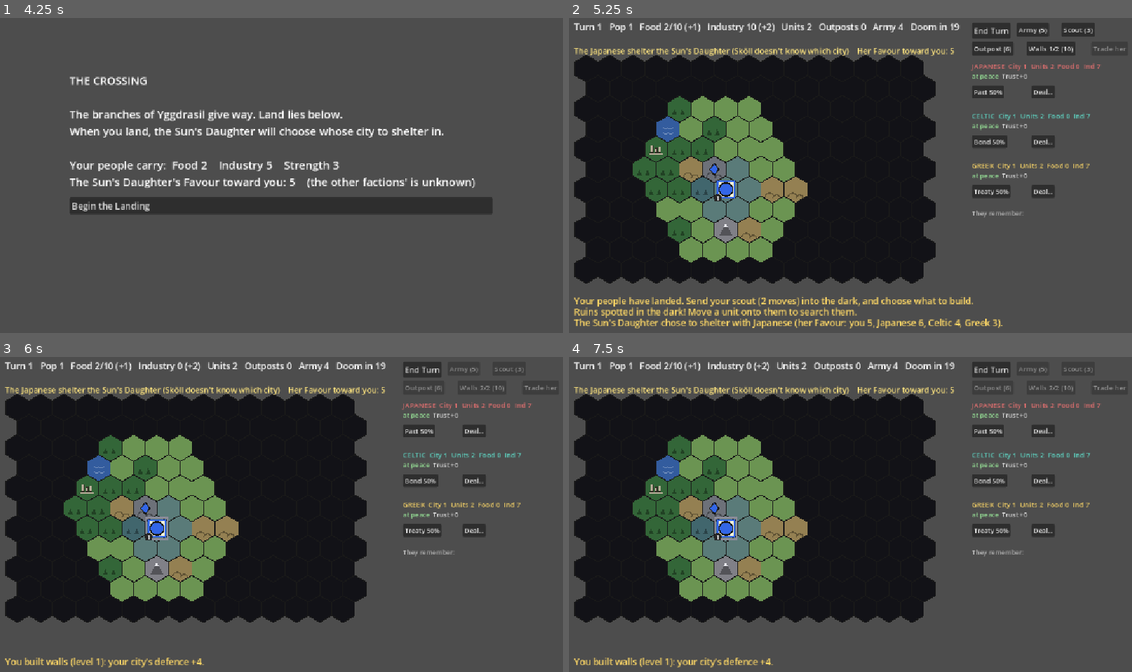
Above: before the commit, frames 1-4 (two rows, left to right).
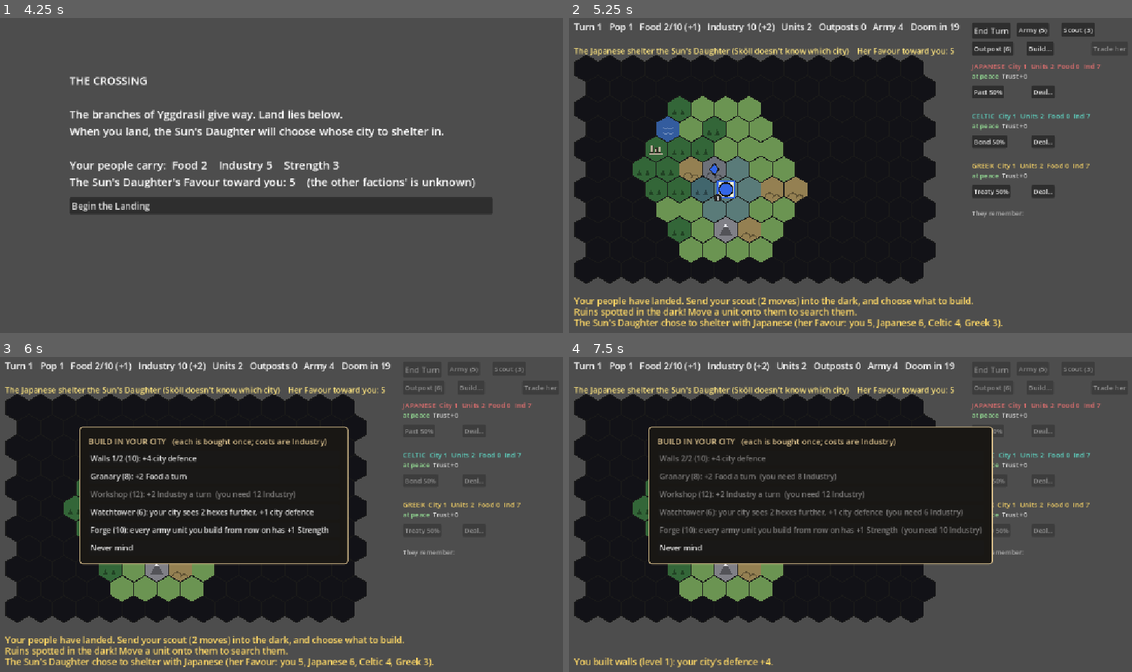
Above: after the commit, the same moments.

Repository: BnanaSkully/after-ragnorok-prototype
Game: Godot game, scene res://main.tscn
Same seed, same stepped clock (60 frames per second), same inputs: the game is played once before the commit and once after it.
Inputs (mouse positions are in pixels of both pictures, inside the frame that each line leads up to):
- Up to frame 1 (4.25 s): tap Enter at 0.5 s; move the mouse to (405, 156) at 0.52 s; click (405, 156) at 0.67 s; click "Save the food stores (Food +3…" at 1.25 s; click "Strip it for tools (Industry …" at 2 s; click "Stand and fight so the others…" at 2.75 s; click "Share your food with her (Foo…" at 3.5 s
- Up to frame 2 (5.25 s): click "Begin the Landing" at 4.25 s; tap Space at 5 s; move the mouse to (737, 191) at 5.02 s; click (737, 191) at 5.17 s
- Up to frame 3 (6 s): click (484, 388) at 5.75 s, where only the run before the commit has a clickable "Walls 1/2 (10)"
- Up to frame 4 (7.5 s): click (782, 457) at 6.5 s, where only the run after the commit has a clickable "Walls 1/2 (10): +4 city defen…"; click (1041, 388) at 7.25 s, where only the run after the commit has a clickable "Build..."

Frame 1 is identical in both runs. In frame 2, 0.2% of the frame differs, in the area x 81-90%, y 7-12%; in frame 3, 14%; in frame 4, 15%, in the area x 14-90%, y 3-67%.

Commit message:
City buildings: Granary, Workshop, Watchtower, Forge (and Walls) under Build...
Playtest: Industry piled up with nothing to spend it on. Each building
is bought once with Industry for a permanent bonus: Granary +2 Food,
Workshop +2 Industry, Watchtower +2 city sight and +1 defence, Forge +1
Strength for new armies; Walls moved into the same panel. AIs build
them when they can't feed more armies. Industry left unspent on turn
15: AI 17.6 -> 8.0, test player 35 -> 12.

Co-Authored-By: Claude Opus 5.5 <noreply@anthropic.com>
Claude-Session: https://claude.ai/code/session_01Kpeg7CRGiS32obhUmw9DoK

Diff:
--- /dev/null
+++ b/buildings.gd
@@ -0,0 +1,23 @@
+# City buildings (standard 4X): each is bought once with Industry and gives a
+# permanent bonus. Walls are separate (two levels; WALL_* in game_state.gd).
+# The rules for what each does live where they apply in game_state.gd
+# (food_change, industry_change, city_defence, can_see, build_building).
+#
+# Numbers are first guesses; balance later.
+
+const GRANARY_FOOD := 2
+const WORKSHOP_INDUSTRY := 2
+const WATCHTOWER_SIGHT := 2
+const WATCHTOWER_DEFENCE := 1
+const FORGE_STRENGTH := 1
+
+# In the order the build panel lists them (and the AI considers them).
+const LIST := {
+	"granary": {"name": "Granary", "cost": 8, "text": "+%d Food a turn" % GRANARY_FOOD},
+	"workshop": {"name": "Workshop", "cost": 12, "text": "+%d Industry a turn" % WORKSHOP_INDUSTRY},
+	"watchtower": {"name": "Watchtower", "cost": 6, "text": "your city sees %d hexes further, +%d city defence" % [WATCHTOWER_SIGHT, WATCHTOWER_DEFENCE]},
+	"forge": {"name": "Forge", "cost": 10, "text": "every army unit you build from now on has +%d Strength" % FORGE_STRENGTH},
+}
+
+static func cost(key: String) -> int:
+	return LIST[key]["cost"]
--- a/faction.gd
+++ b/faction.gd
@@ -14,6 +14,7 @@
 var industry := 0
 var favour := 0 # how much the Sun's Daughter trusts this faction (0 to 10)
 var walls := 0 # city wall level (each level adds defence)
+var buildings := {} # city buildings it has (key from buildings.gd -> true)
 var population := 1 # city size: grows from surplus Food, each extra point makes +1 Food and +1 Industry
 var pact_word := "oath" # what this faction calls a sworn agreement (Norse factions swear oaths)
 var is_player := false
--- a/game_state.gd
+++ b/game_state.gd
@@ -16,6 +16,7 @@
 #   turn_events.gd      small events every few turns after the Landing
 #   discoveries.gd      ruins hidden in the fog (placing them, their rewards)
 #   terrain.gd          the land: plains, forest, hills, mountains, water
+#   buildings.gd        city buildings (Granary, Workshop, Watchtower, Forge)
 
 const DOOM_TURN := 20 # survive until this turn and Phase 3 (chaos) begins
 const MIN_LANDING_DISTANCE := 4 # how many hexes away from every AI city you must land
@@ -57,6 +58,7 @@
 const Crossing := preload("res://crossing_events.gd")
 const TurnEvents := preload("res://turn_events.gd")
 const Discoveries := preload("res://discoveries.gd")
+const Buildings := preload("res://buildings.gd")
 
 # The stages of a game, in order:
 # CROSSING = journey events, LANDING = choosing where to found your city, PLAYING = the turns.
@@ -319,6 +321,8 @@
 	var made := CITY_FOOD + (f.population - 1) # each extra population works more fields
 	for o in f.outposts:
 		made += Terrain.OUTPOST_FOOD[terrain_at(o)] # an outpost's income depends on its land
+	if f.buildings.has("granary"):
+		made += Buildings.GRANARY_FOOD
 	if daughter.shelters_with(f):
 		made += SunDaughter.FOOD
 	var eaten := 0
@@ -330,6 +334,8 @@
 	var made := CITY_INDUSTRY + (f.population - 1)
 	for o in f.outposts:
 		made += Terrain.OUTPOST_INDUSTRY[terrain_at(o)]
+	if f.buildings.has("workshop"):
+		made += Buildings.WORKSHOP_INDUSTRY
 	return made + (SunDaughter.INDUSTRY if daughter.shelters_with(f) else 0)
 
 # City growth (the usual 4X rule): when stored Food reaches the growth cost and
@@ -529,6 +535,12 @@
 		return
 	if f.industry >= UNIT_COST and food_change(f) - UNIT_FOOD_UPKEEP >= 0:
 		build_unit(f)
+		return
+	# It can't feed more armies: spare Industry goes into a city building.
+	for key in Buildings.LIST:
+		if not f.buildings.has(key) and f.industry >= Buildings.cost(key):
+			build_building(f, key)
+			return
 
 # --- Trading the Sun's Daughter ---------------------------------------------------
 # What she's worth to faction f, as a price in Industry (-10 to 10): positive,
@@ -1116,6 +1128,31 @@
 
 # --- Walls ------------------------------------------------------------------
 # A city improvement: each level costs WALL_COST Industry and adds WALL_DEFENCE.
+func city_sight(f: Faction) -> int:
+	return CITY_SIGHT + (Buildings.WATCHTOWER_SIGHT if f.buildings.has("watchtower") else 0)
+
+# --- City buildings (buildings.gd) -------------------------------------------
+func can_build_building(f: Faction, key: String) -> bool:
+	return f.is_alive() and not f.buildings.has(key) and f.industry >= Buildings.cost(key)
+
+func build_building(f: Faction, key: String) -> bool:
+	if not can_build_building(f, key):
+		return false
+	f.industry -= Buildings.cost(key)
+	f.buildings[key] = true
+	if key == "forge":
+		f.strength += Buildings.FORGE_STRENGTH # new army units copy their faction's Strength
+	return true
+
+func player_build_building(key: String) -> void:
+	if not can_act():
+		return
+	if build_building(player, key):
+		messages = ["You built a %s (%d Industry): %s." % [Buildings.LIST[key]["name"], Buildings.cost(key), Buildings.LIST[key]["text"]]]
+		update_sight()
+	else:
+		messages = ["Can't build the %s." % Buildings.LIST[key]["name"]]
+
 func build_walls(f: Faction) -> bool:
 	if not f.is_alive() or f.walls >= MAX_WALLS or f.industry < WALL_COST:
 		return false
@@ -1248,6 +1285,8 @@
 func city_defence(f: Faction) -> int:
 	var defence: int = f.walls * WALL_DEFENCE + Terrain.DEFENCE[terrain_at(f.city_pos)] # a city on hills is harder to take
 	defence += (f.population - 1) * POP_DEFENCE # bigger cities hold out better
+	if f.buildings.has("watchtower"):
+		defence += Buildings.WATCHTOWER_DEFENCE
 	var garrison := unit_at(f.city_pos)
 	if garrison and garrison.faction == f:
 		defence += garrison.strength
@@ -1263,7 +1302,7 @@
 # them are only seen while in sight. The AI plays by the same fog for
 # exploring, ruins and outposts.
 func can_see(f: Faction, cell: Vector2i) -> bool:
-	if f.is_alive() and HexMap.hex_distance(cell, f.city_pos) <= CITY_SIGHT:
+	if f.is_alive() and HexMap.hex_distance(cell, f.city_pos) <= city_sight(f):
 		return true
 	for o in f.outposts:
 		if HexMap.hex_distance(cell, o) <= OUTPOST_SIGHT:
--- a/main.gd
+++ b/main.gd
@@ -49,7 +49,9 @@
 var build_button: Button
 var scout_button: Button
 var outpost_button: Button
-var walls_button: Button
+var walls_button: Button # "Build...": opens the city buildings panel (walls, granary...)
+var city_panel: PanelContainer
+var city_buttons: VBoxContainer
 var faction_buttons := {} # AI faction -> {"pact": Button, "deal": Button}
 var deal_panel: PanelContainer # every deal with one AI faction (demand, trade, gift, pay for peace)
 var deal_heading: Label
@@ -75,7 +77,7 @@
 	build_button = add_button("Army (%d)" % GameState.UNIT_COST, Vector2(PANEL_X + 90, 20), on_build_unit)
 	scout_button = add_button("Scout (%d)" % GameState.SCOUT_COST, Vector2(PANEL_X + 180, 20), on_build_scout)
 	outpost_button = add_button("", Vector2(PANEL_X, 58), on_outpost_button)
-	walls_button = add_button("", Vector2(PANEL_X + 110, 58), on_build_walls)
+	walls_button = add_button("Build...", Vector2(PANEL_X + 110, 58), on_open_city)
 	trade_button = add_button("Trade her", Vector2(PANEL_X + 240, 58), on_open_trade)
 	for b in [build_button, scout_button, outpost_button, walls_button, trade_button]:
 		b.add_theme_font_size_override("font_size", 14)
@@ -98,6 +100,7 @@
 	build_offer_ui()
 	build_choice_ui()
 	build_deal_ui()
+	build_city_ui()
 	build_trade_ui()
 	build_crossing_ui()
 	state.start_crossing()
@@ -148,11 +151,8 @@
 	scout_button.disabled = not playing or not state.can_build_scout(p)
 	outpost_button.disabled = not playing or (not placing_outpost and (p.industry < GameState.OUTPOST_COST or state.outpost_spots(p).is_empty()))
 	outpost_button.text = "Cancel" if placing_outpost else "Outpost (%d)" % GameState.OUTPOST_COST
-	walls_button.disabled = not playing or p.industry < GameState.WALL_COST or p.walls >= GameState.MAX_WALLS
-	if p.walls >= GameState.MAX_WALLS:
-		walls_button.text = "Walls done"
-	else:
-		walls_button.text = "Walls %d/%d (%d)" % [p.walls + 1, GameState.MAX_WALLS, GameState.WALL_COST]
+	walls_button.disabled = not playing
+	walls_button.tooltip_text = "City buildings: walls, granary, workshop, watchtower, forge. Each costs Industry once and gives a permanent bonus."
 	trade_button.disabled = not playing or not state.can_trade_daughter()
 	for f in state.ais:
 		var d: Diplomacy = state.relation(f)
@@ -203,10 +203,6 @@
 	state.player_build_unit()
 	refresh()
 
-func on_build_walls() -> void:
-	state.player_build_walls()
-	refresh()
-
 func on_build_scout() -> void:
 	state.player_build_scout()
 	refresh()
@@ -228,6 +224,75 @@
 func on_demand(f: Faction, resource: String) -> void:
 	state.player_demand(f, resource)
 	close_deals()
+
+# --- City buildings (panel) -------------------------------------------------------------
+func build_city_ui() -> void:
+	city_panel = PanelContainer.new()
+	city_panel.position = Vector2(170, 150)
+	city_panel.custom_minimum_size = Vector2(540, 0)
+	var style := StyleBoxFlat.new()
+	style.bg_color = Color(0.1, 0.09, 0.08)
+	style.border_color = Color(0.85, 0.75, 0.55)
+	style.set_border_width_all(2)
+	style.set_corner_radius_all(6)
+	style.set_content_margin_all(18)
+	city_panel.add_theme_stylebox_override("panel", style)
+	add_child(city_panel)
+	var box := VBoxContainer.new()
+	box.add_theme_constant_override("separation", 8)
+	city_panel.add_child(box)
+	var heading := Label.new()
+	heading.text = "BUILD IN YOUR CITY   (each is bought once; costs are Industry)"
+	heading.add_theme_font_size_override("font_size", 16)
+	heading.add_theme_color_override("font_color", Color(0.85, 0.75, 0.55))
+	box.add_child(heading)
+	city_buttons = VBoxContainer.new()
+	city_buttons.add_theme_constant_override("separation", 6)
+	box.add_child(city_buttons)
+	city_panel.visible = false
+
+func add_city_option(text: String, enabled: bool, action: Callable) -> void:
+	var b := Button.new()
+	b.text = text
+	b.alignment = HORIZONTAL_ALIGNMENT_LEFT
+	b.add_theme_font_size_override("font_size", 15)
+	b.disabled = not enabled
+	b.pressed.connect(action)
+	city_buttons.add_child(b)
+
+func on_open_city() -> void:
+	if not state.can_act():
+		return
+	for b in city_buttons.get_children():
+		city_buttons.remove_child(b)
+		b.queue_free()
+	var p := state.player
+	if p.walls >= GameState.MAX_WALLS:
+		add_city_option("Walls: complete (+%d defence)" % (GameState.MAX_WALLS * GameState.WALL_DEFENCE), false, func(): pass)
+	else:
+		add_city_option("Walls %d/%d (%d): +%d city defence" % [p.walls + 1, GameState.MAX_WALLS, GameState.WALL_COST, GameState.WALL_DEFENCE], p.industry >= GameState.WALL_COST, on_city_build.bind(func(): state.player_build_walls()))
+	for key in GameState.Buildings.LIST:
+		var info: Dictionary = GameState.Buildings.LIST[key]
+		if p.buildings.has(key):
+			add_city_option("%s: built (%s)" % [info["name"], info["text"]], false, func(): pass)
+		else:
+			var text := "%s (%d): %s" % [info["name"], info["cost"], info["text"]]
+			if p.industry < info["cost"]:
+				text += "  (you need %d Industry)" % info["cost"]
+			add_city_option(text, state.can_build_building(p, key), on_city_build.bind(func(): state.player_build_building(key)))
+	add_city_option("Never mind", true, close_city)
+	city_panel.size = Vector2.ZERO
+	city_panel.visible = true
+	for b in all_game_buttons():
+		b.disabled = true
+
+func on_city_build(action: Callable) -> void:
+	action.call()
+	close_city()
+
+func close_city() -> void:
+	city_panel.visible = false
+	refresh()
 
 # --- Deals with one AI faction (panel) ------------------------------------------------
 func build_deal_ui() -> void:
@@ -557,7 +622,7 @@
 
 # --- Mouse clicks: turn screen positions into hexes, then ask the state ---------
 func _unhandled_input(event: InputEvent) -> void:
-	if state.game_over or state.phase == GameState.Phase.CROSSING or state.is_waiting() or trade_panel.visible or deal_panel.visible:
+	if state.game_over or state.phase == GameState.Phase.CROSSING or state.is_waiting() or trade_panel.visible or deal_panel.visible or city_panel.visible:
 		return
 	if event is InputEventMouseMotion:
 		var cell := HexView2D.cell_at(get_local_mouse_position())
--- /dev/null
+++ b/tests/buildings_test.gd
@@ -0,0 +1,56 @@
+extends SceneTree
+const H := preload("res://tests/helpers.gd")
+const Buildings := preload("res://buildings.gd")
+# City buildings: each one's effect exactly, then 300 games: do they soak up
+# the Industry that used to pile up? (Industry stored by the AIs on turn 15.)
+func new_game():
+	var m = load("res://main.tscn").instantiate()
+	root.add_child(m)
+	var s = m.state
+	for step in 4: s.choose(s.Crossing.EVENTS[step]["choices"][0]["effects"])
+	H.flatten(s); s.start_landing(); s.try_land(Vector2i(6, 4))
+	return m
+
+func _initialize() -> void:
+	await process_frame
+	seed(9)
+	var m = new_game(); var s = m.state; var p = s.player
+	p.industry = 100
+	var before := {"food": s.food_change(p), "industry": s.industry_change(p), "defence": s.city_defence(p), "sight": s.city_sight(p), "strength": p.strength}
+	for key in Buildings.LIST: s.player_build_building(key)
+	print("1. built all four, Industry 100 -> %d (expect %d)" % [p.industry, 100 - 8 - 12 - 6 - 10])
+	print("   Food a turn %+d (Granary, expect +2), Industry %+d (Workshop, expect +2), defence %+d and sight %+d (Watchtower, expect +1, +2), new army Strength %d -> %d (Forge)" % [s.food_change(p) - before["food"], s.industry_change(p) - before["industry"], s.city_defence(p) - before["defence"], s.city_sight(p) - before["sight"], before["strength"], p.strength])
+	s.player_build_unit()
+	print("   an army built after the Forge has Strength %d; the old one still %d" % [p.units[-1].strength, p.units[0].strength])
+	var ind = p.industry
+	s.player_build_building("granary")
+	print("2. building the Granary twice: Industry unchanged=%s (expect true)" % (p.industry == ind))
+	m.queue_free()
+	var n_games: int = H.games(300)
+	var stored := 0.0; var built := 0.0; var bad := {}; var ends := {}
+	for g in n_games:
+		m = load("res://main.tscn").instantiate()
+		root.add_child(m)
+		s = m.state
+		for step in 4: s.choose(s.Crossing.EVENTS[step]["choices"][(g >> step) & 1]["effects"])
+		s.start_landing()
+		var spots = H.landing_spots(s)
+		s.try_land(spots[(g * 7) % spots.size()])
+		while not s.game_over:
+			H.answer_choices(s)
+			if s.food_change(s.player) > 0: s.player_build_unit()
+			for key in Buildings.LIST: s.player_build_building(key)
+			s.end_turn()
+			if s.has_pending_offer(): s.pending_relation().answer(false)
+			if s.turn == 15:
+				for f in s.ais:
+					stored += f.industry / (3.0 * n_games); built += f.buildings.size() / (3.0 * n_games)
+			for f in s.factions:
+				if f.industry < 0 or f.food < 0: bad["negative stores"] = 1
+			if s.turn > 60: bad["game never ended"] = 1; break
+		ends[s.end_title] = ends.get(s.end_title, 0) + 1
+		m.queue_free()
+	print("3. %d games: on turn 15 each AI has %.1f buildings and %.1f Industry stored" % [n_games, built, stored])
+	print("Endings: %s" % ends)
+	print("Impossible states: %s" % (bad if bad.size() > 0 else "none"))
+	quit()
--- /dev/null
+++ b/tests/city_screenshot.gd
@@ -0,0 +1,30 @@
+extends SceneTree
+const H := preload("res://tests/helpers.gd")
+# Real clicks: open "Build...", build a Granary by clicking, open it again.
+# Saves city_panel.png to $S.
+var m
+func click_at(pos: Vector2) -> void:
+	Input.warp_mouse(pos)
+	for i in 3: await process_frame
+	for pressed in [true, false]:
+		var e := InputEventMouseButton.new()
+		e.button_index = MOUSE_BUTTON_LEFT; e.pressed = pressed; e.position = pos; e.global_position = pos
+		Input.parse_input_event(e)
+		for i in 3: await process_frame
+func _initialize() -> void:
+	seed(2)
+	m = load("res://main.tscn").instantiate()
+	root.add_child(m)
+	for i in 3: await process_frame
+	var s = m.state
+	for step in 4: s.choose(s.Crossing.EVENTS[step]["choices"][0]["effects"])
+	H.flatten(s); s.start_landing(); s.try_land(Vector2i(6, 4))
+	s.player.industry = 20; m.refresh()
+	await click_at(m.walls_button.get_global_rect().get_center())
+	var granary = m.city_buttons.get_children().filter(func(b): return b.text.begins_with("Granary"))[0]
+	await click_at(granary.get_global_rect().get_center())
+	print("clicked Granary: built=%s, Industry %d, Food a turn %+d" % [s.player.buildings.has("granary"), s.player.industry, s.food_change(s.player)])
+	await click_at(m.walls_button.get_global_rect().get_center())
+	for i in 4: await process_frame
+	root.get_texture().get_image().save_png("%s/city_panel.png" % OS.get_environment("S"))
+	quit()
Not shown, added: buildings.gd.uid
Not shown, added: tests/buildings_test.gd.uid
Not shown, added: tests/city_screenshot.gd.uid
Not shown, changed: CLAUDE.md
